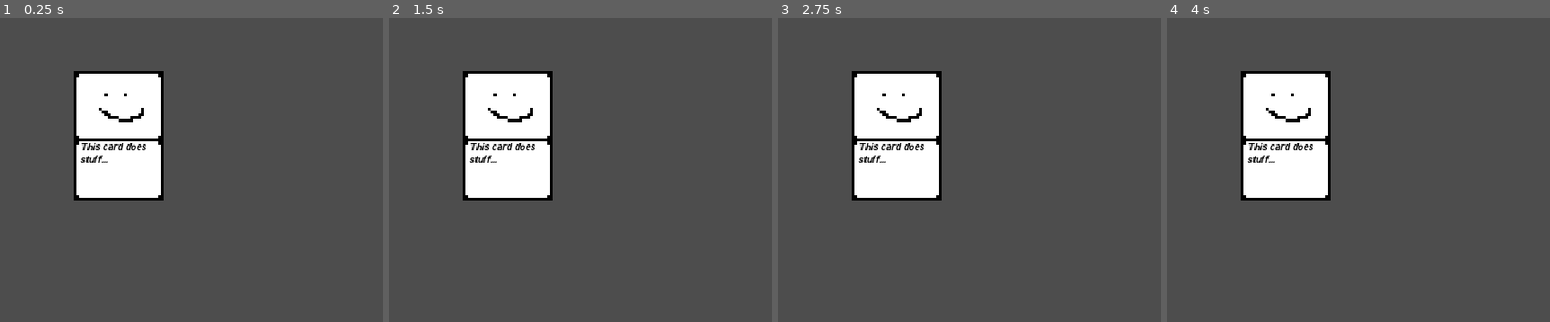
Above: before the commit, frames 1-4 (left to right).
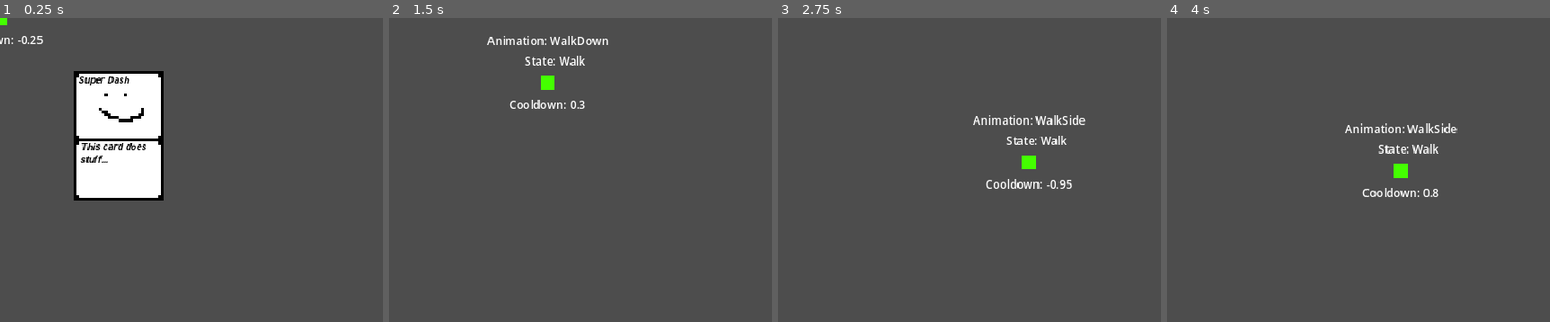
Above: after the commit, the same moments.

Repository: UVGDClub/PassTheGame_2024
Game: Godot game, scene res://src/main_temp.tscn
The game is run twice, just before and just after one commit, with the same random seed, the same clock (stepped at 60 frames per second) and the same inputs.
Inputs (mouse positions are in pixels of both pictures, inside the frame that each line leads up to):
- Up to frame 1 (0.25 s): no input
- Up to frame 2 (1.5 s): tap Enter (ui_accept) at 0.5, 0.77 s; move the mouse to (outside the picture) at 0.52 s; hold Right (ui_right) 0.53-1.28 s; move the mouse to (603, 239) at 1.27 s; hold Down (ui_down) from 1.28 s (still down)
- Up to frame 3 (2.75 s): tap Enter (ui_accept) at 1.52 s; move the mouse to (outside the picture) at 2.02 s; release Down (ui_down) at 2.03 s; hold Right (ui_right) from 2.03 s (still down)
- Up to frame 4 (4 s): move the mouse to (1492, 300) at 2.77 s; release Right (ui_right) at 2.78 s; hold Up (ui_up) 2.78-3.53 s; tap Enter (ui_accept) at 3.02, 3.77 s; move the mouse to (outside the picture) at 3.52 s; hold Left (ui_left) from 3.53 s (still down)

The runs differ from the first frame. In frame 1, 0.4% of the frame differs, in the area x 0-34%, y 0-23%; in frame 2, 11%; in frame 3, 11%, in the area x 19-81%, y 17-61%; in frame 4, 11%.

Commit message:
Start making card system

Diff:
--- /dev/null
+++ b/default_bus_layout.tres
@@ -0,0 +1,15 @@
+[gd_resource type="AudioBusLayout" format=3 uid="uid://duvj1nivppd6l"]
+
+[resource]
+bus/1/name = &"Music"
+bus/1/solo = false
+bus/1/mute = false
+bus/1/bypass_fx = false
+bus/1/volume_db = 0.0
+bus/1/send = &"Master"
+bus/2/name = &"SFX"
+bus/2/solo = false
+bus/2/mute = false
+bus/2/bypass_fx = false
+bus/2/volume_db = 0.0
+bus/2/send = &"Master"
--- a/project.godot
+++ b/project.godot
@@ -17,7 +17,8 @@
 
 [autoload]
 
-CardsManager="*res://src/managers/cards_manager.gd"
+DeckManager="*res://src/managers/deck_manager.tscn"
+SfxManager="*res://src/managers/sfx_manager.gd"
 
 [display]
 
@@ -25,6 +26,11 @@
 window/size/viewport_height=576
 window/stretch/mode="canvas_items"
 
+[layer_names]
+
+2d_physics/layer_1="terrain"
+2d_physics/layer_2="cards"
+
 [rendering]
 
 textures/canvas_textures/default_texture_filter=0
--- a/src/cards/card.gd
+++ b/src/cards/card.gd
@@ -1 +1,15 @@
 class_name Card extends Node2D
+
+@export var card_name: String = ""
+@export_multiline var card_description: String = ""
+@export var on_card_played_sfx: AudioStream = null
+
+@onready var player: Player = get_tree().get_nodes_in_group("Player")[0]
+
+
+func on_drawn() -> void:
+	if on_card_played_sfx != null:
+		SfxManager.play_sfx(on_card_played_sfx)
+
+func play() -> void:
+	pass
--- a/src/cards/card_1_temp.tscn
+++ /dev/null
@@ -1,20 +0,0 @@
-[gd_scene load_steps=3 format=3 uid="uid://be00ijskpc5ri"]
-
-[ext_resource type="Texture2D" uid="uid://uijbtnjtthj0" path="res://assets/art/cards/card_1_temp.png" id="1_7gh2s"]
-[ext_resource type="FontFile" uid="uid://dslvmccm7rnqy" path="res://assets/fonts/Tuffy_Bold_Italic_temp/Tuffy_Bold_Italic.otf" id="2_2owx4"]
-
-[node name="card_1_temp" type="Node2D"]
-
-[node name="Sprite2D" type="Sprite2D" parent="."]
-texture = ExtResource("1_7gh2s")
-
-[node name="Label" type="Label" parent="."]
-offset_left = -55.0
-offset_top = 9.0
-offset_right = 55.0
-offset_bottom = 87.0
-theme_override_colors/font_color = Color(0, 0, 0, 1)
-theme_override_fonts/font = ExtResource("2_2owx4")
-theme_override_font_sizes/font_size = 14
-text = "This card does stuff..."
-autowrap_mode = 3
--- /dev/null
+++ b/src/cards/super_dash_card_temp.gd
@@ -0,0 +1,10 @@
+class_name SuperDashCard extends Card
+
+@export var super_dash_length: float = 8.0
+@export var dash_time_increase: float = 0.1
+
+
+func play() -> void:
+	player.dash_time_offset = dash_time_increase
+	await get_tree().create_timer(super_dash_length).timeout
+	player.dash_time_offset = 0.0
--- /dev/null
+++ b/src/cards/super_dash_card_temp.tscn
@@ -0,0 +1,47 @@
+[gd_scene load_steps=6 format=3 uid="uid://be00ijskpc5ri"]
+
+[ext_resource type="Texture2D" uid="uid://uijbtnjtthj0" path="res://assets/art/cards/card_1_temp.png" id="1_7gh2s"]
+[ext_resource type="Script" path="res://src/cards/super_dash_card_temp.gd" id="1_gy351"]
+[ext_resource type="AudioStream" uid="uid://causwrfaklwgg" path="res://assets/audio/sfx/on_super_dash_card_drawn_temp.wav" id="2_1myuh"]
+[ext_resource type="FontFile" uid="uid://dslvmccm7rnqy" path="res://assets/fonts/Tuffy_Bold_Italic_temp/Tuffy_Bold_Italic.otf" id="2_2owx4"]
+
+[sub_resource type="RectangleShape2D" id="RectangleShape2D_mygx0"]
+size = Vector2(128, 186)
+
+[node name="super_dash_card_temp" type="Node2D"]
+script = ExtResource("1_gy351")
+card_name = "Super Dash"
+card_description = "Increases your dash length for 8 seconds"
+on_card_played_sfx = ExtResource("2_1myuh")
+
+[node name="card_sprite" type="Sprite2D" parent="."]
+texture = ExtResource("1_7gh2s")
+
+[node name="name_text" type="Label" parent="."]
+offset_left = -58.0
+offset_top = -86.0
+offset_right = 52.0
+offset_bottom = -53.0
+theme_override_colors/font_color = Color(0, 0, 0, 1)
+theme_override_fonts/font = ExtResource("2_2owx4")
+theme_override_font_sizes/font_size = 14
+text = "Super Dash"
+autowrap_mode = 3
+
+[node name="description_text" type="Label" parent="."]
+offset_left = -55.0
+offset_top = 9.0
+offset_right = 55.0
+offset_bottom = 87.0
+theme_override_colors/font_color = Color(0, 0, 0, 1)
+theme_override_fonts/font = ExtResource("2_2owx4")
+theme_override_font_sizes/font_size = 14
+text = "This card does stuff..."
+autowrap_mode = 3
+
+[node name="pickup_area_2d" type="Area2D" parent="."]
+collision_layer = 2
+collision_mask = 0
+
+[node name="CollisionShape2D" type="CollisionShape2D" parent="pickup_area_2d"]
+shape = SubResource("RectangleShape2D_mygx0")
--- a/src/main_temp.tscn
+++ b/src/main_temp.tscn
@@ -1,8 +1,12 @@
-[gd_scene load_steps=2 format=3 uid="uid://bxuempje6apw8"]
+[gd_scene load_steps=3 format=3 uid="uid://bxuempje6apw8"]
 
-[ext_resource type="PackedScene" uid="uid://be00ijskpc5ri" path="res://src/cards/card_1_temp.tscn" id="1_xkguf"]
+[ext_resource type="PackedScene" uid="uid://be00ijskpc5ri" path="res://src/cards/super_dash_card_temp.tscn" id="1_xkguf"]
+[ext_resource type="PackedScene" uid="uid://d3ym2eve3i077" path="res://src/player/player.tscn" id="2_ldfl8"]
 
-[node name="MainTemp" type="Node2D"]
+[node name="Main_temp" type="Node2D"]
 
 [node name="card_1_temp" parent="." instance=ExtResource("1_xkguf")]
 position = Vector2(169, 168)
+card_description = ""
+
+[node name="Player" parent="." instance=ExtResource("2_ldfl8")]
--- a/src/managers/cards_manager.gd
+++ /dev/null
@@ -1,11 +0,0 @@
-class_name CardManager extends Node
-
-
-# Called when the node enters the scene tree for the first time.
-func _ready():
-	pass # Replace with function body.
-
-
-# Called every frame. 'delta' is the elapsed time since the previous frame.
-func _process(delta):
-	pass
--- /dev/null
+++ b/src/managers/deck_manager.gd
@@ -0,0 +1,72 @@
+class_name CardManager extends Node
+
+signal card_drawn(card: Card)
+signal deck_shuffled()
+
+@onready var timer = $timer
+@onready var shuffle_sfx: AudioStream = load("res://assets/audio/sfx/shuffle_deck_temp.wav")
+
+# How much time between each card draw
+const DRAW_CARD_INTERVAL: float = 5.0
+# How long shuffling takes
+const SHUFFLE_TIME: float = 30.0
+
+# All the cards in the players deck
+var full_deck: Array[Card] = []
+
+# Cards yet to be drawn
+var draw_pile: Array[Card] = []
+# Cards that have been drawn
+var discard_pile: Array[Card] = []
+
+
+func _ready():
+	start_card_draw_cycle()
+
+
+func start_card_draw_cycle() -> void:
+	discard_pile = []
+	draw_pile = full_deck.duplicate()
+	draw_pile.shuffle()
+	timer.start(DRAW_CARD_INTERVAL)
+
+
+func add_card(card: Card) -> void:
+	full_deck.append(card)
+	discard_pile.append(card)
+
+
+func remove_card(card: Card) -> void:
+	full_deck.erase(card)
+	if card in draw_pile:
+		draw_pile.erase(card)
+
+
+func shuffle_deck() -> void:
+	SfxManager.play_sfx(shuffle_sfx, 0.05)
+	discard_pile = []
+	draw_pile = full_deck.duplicate()
+	draw_pile.shuffle()
+	emit_signal("deck_shuffled")
+	timer.start(SHUFFLE_TIME)
+
+
+func draw_card() -> void:
+	var drawn_card: Card = draw_pile.front()
+	if drawn_card == null:
+		return
+
+	drawn_card.on_drawn()
+	drawn_card.play()
+	emit_signal("card_drawn", drawn_card)
+	discard_pile.append(drawn_card)
+
+	if len(draw_pile) <= 0:
+		shuffle_deck()
+	else:
+		timer.start(DRAW_CARD_INTERVAL)
+
+
+
+func _on_timer_timeout():
+	draw_card()
--- /dev/null
+++ b/src/managers/deck_manager.tscn
@@ -0,0 +1,12 @@
+[gd_scene load_steps=2 format=3 uid="uid://c7xeb4lxg3umm"]
+
+[ext_resource type="Script" path="res://src/managers/deck_manager.gd" id="1_8j68n"]
+
+[node name="DeckManager" type="Node"]
+script = ExtResource("1_8j68n")
+
+[node name="timer" type="Timer" parent="."]
+process_callback = 0
+one_shot = true
+
+[connection signal="timeout" from="timer" to="." method="_on_timer_timeout"]
--- /dev/null
+++ b/src/managers/sfx_manager.gd
@@ -0,0 +1,19 @@
+extends Node
+
+@onready var audio_players_list = get_children()
+
+const DEFAULT_SOUND_FX_VOLUME: float = -4.0
+
+var _rng: RandomNumberGenerator = RandomNumberGenerator.new()
+
+func _ready():
+	_rng.randomize()
+
+func play_sfx(sound_file: AudioStream, pitch_range: float = 0.0, pitch: float = 1.0, volume: float = DEFAULT_SOUND_FX_VOLUME):
+	for i in audio_players_list:
+		if not i.playing:
+			i.stream = sound_file
+			i.volume_db = volume
+			i.pitch_scale = _rng.randf_range(pitch - pitch_range, pitch + pitch_range)
+			i.play()
+			break
--- /dev/null
+++ b/src/managers/sfx_manager.tscn
@@ -0,0 +1,51 @@
+[gd_scene load_steps=2 format=3 uid="uid://dokjmcu8k1iyh"]
+
+[ext_resource type="Script" path="res://src/managers/sfx_manager.gd" id="1_8enty"]
+
+[node name="SfxManager" type="Node"]
+script = ExtResource("1_8enty")
+
+[node name="AudioStreamPlayer1" type="AudioStreamPlayer" parent="."]
+bus = &"SFX"
+
+[node name="AudioStreamPlayer2" type="AudioStreamPlayer" parent="."]
+bus = &"SFX"
+
+[node name="AudioStreamPlayer3" type="AudioStreamPlayer" parent="."]
+bus = &"SFX"
+
+[node name="AudioStreamPlayer4" type="AudioStreamPlayer" parent="."]
+bus = &"SFX"
+
+[node name="AudioStreamPlayer5" type="AudioStreamPlayer" parent="."]
+bus = &"SFX"
+
+[node name="AudioStreamPlayer6" type="AudioStreamPlayer" parent="."]
+bus = &"SFX"
+
+[node name="AudioStreamPlayer7" type="AudioStreamPlayer" parent="."]
+bus = &"SFX"
+
+[node name="AudioStreamPlayer8" type="AudioStreamPlayer" parent="."]
+bus = &"SFX"
+
+[node name="AudioStreamPlayer9" type="AudioStreamPlayer" parent="."]
+bus = &"SFX"
+
+[node name="AudioStreamPlayer10" type="AudioStreamPlayer" parent="."]
+bus = &"SFX"
+
+[node name="AudioStreamPlayer11" type="AudioStreamPlayer" parent="."]
+bus = &"SFX"
+
+[node name="AudioStreamPlayer12" type="AudioStreamPlayer" parent="."]
+bus = &"SFX"
+
+[node name="AudioStreamPlayer13" type="AudioStreamPlayer" parent="."]
+bus = &"SFX"
+
+[node name="AudioStreamPlayer14" type="AudioStreamPlayer" parent="."]
+bus = &"SFX"
+
+[node name="AudioStreamPlayer15" type="AudioStreamPlayer" parent="."]
+bus = &"SFX"
--- a/src/player/player.gd
+++ b/src/player/player.gd
@@ -1,4 +1,4 @@
-extends CharacterBody2D
+class_name Player extends CharacterBody2D
 
 @onready var state_machine = $StateMachine
 @onready var flip = $Flip
@@ -27,6 +27,9 @@
 
 var last_input_vect = Vector2.RIGHT
 #
+
+# Card controlled offsets
+var dash_time_offset = 0.0
 
 var is_input_chaining = false :
 	set(value):
@@ -123,3 +126,10 @@
 		$temp_InputChainLabel.text = "Chain Buffer: " + str(round(input_chain_buffer_timer * 100) / 100)
 	else:
 		$temp_InputChainLabel.text = "Cooldown: " + str(round(dash_cooldown_timer * 100) / 100)
+
+
+func _on_card_pickup_area_shape_entered(area_rid, area, area_shape_index, local_shape_index):
+	var card_pickup: Card = area.get_parent()
+	if card_pickup is Card:
+		DeckManager.add_card(card_pickup)
+		card_pickup.visible = false
--- a/src/player/player.tscn
+++ b/src/player/player.tscn
@@ -14,23 +14,20 @@
 
 [sub_resource type="LabelSettings" id="LabelSettings_gamxu"]
 
-[sub_resource type="Animation" id="Animation_8kaw7"]
-resource_name = "WalkSide"
+[sub_resource type="Animation" id="Animation_jss6w"]
+resource_name = "AttackDown"
 
-[sub_resource type="Animation" id="Animation_4su5r"]
-resource_name = "WalkDown"
+[sub_resource type="Animation" id="Animation_ok08f"]
+resource_name = "AttackDownSide"
 
-[sub_resource type="Animation" id="Animation_g3hnx"]
-resource_name = "WalkUp"
+[sub_resource type="Animation" id="Animation_3ms8x"]
+resource_name = "AttackSide"
 
-[sub_resource type="Animation" id="Animation_bhix2"]
-resource_name = "DashSide"
+[sub_resource type="Animation" id="Animation_g883u"]
+resource_name = "AttackUp"
 
-[sub_resource type="Animation" id="Animation_x7ilt"]
-resource_name = "WalkDownSide"
-
-[sub_resource type="Animation" id="Animation_ysp5k"]
-resource_name = "WalkUpSide"
+[sub_resource type="Animation" id="Animation_pan10"]
+resource_name = "AttackUpSide"
 
 [sub_resource type="Animation" id="Animation_en7hj"]
 resource_name = "DashDown"
@@ -38,29 +35,14 @@
 [sub_resource type="Animation" id="Animation_r804u"]
 resource_name = "DashDownSide"
 
+[sub_resource type="Animation" id="Animation_bhix2"]
+resource_name = "DashSide"
+
 [sub_resource type="Animation" id="Animation_o6usd"]
 resource_name = "DashUp"
 
 [sub_resource type="Animation" id="Animation_g1v04"]
 resource_name = "DashUpSide"
-
-[sub_resource type="Animation" id="Animation_3ms8x"]
-resource_name = "AttackSide"
-
-[sub_resource type="Animation" id="Animation_jss6w"]
-resource_name = "AttackDown"
-
-[sub_resource type="Animation" id="Animation_ok08f"]
-resource_name = "AttackDownSide"
-
-[sub_resource type="Animation" id="Animation_g883u"]
-resource_name = "AttackUp"
-
-[sub_resource type="Animation" id="Animation_pan10"]
-resource_name = "AttackUpSide"
-
-[sub_resource type="Animation" id="Animation_xgqwp"]
-resource_name = "IdleSide"
 
 [sub_resource type="Animation" id="Animation_rhv12"]
 resource_name = "IdleDown"
@@ -68,11 +50,29 @@
 [sub_resource type="Animation" id="Animation_s1y77"]
 resource_name = "IdleDownSide"
 
+[sub_resource type="Animation" id="Animation_xgqwp"]
+resource_name = "IdleSide"
+
 [sub_resource type="Animation" id="Animation_uh51d"]
 resource_name = "IdleUp"
 
 [sub_resource type="Animation" id="Animation_uvdjj"]
 resource_name = "IdleUpSide"
+
+[sub_resource type="Animation" id="Animation_4su5r"]
+resource_name = "WalkDown"
+
+[sub_resource type="Animation" id="Animation_x7ilt"]
+resource_name = "WalkDownSide"
+
+[sub_resource type="Animation" id="Animation_8kaw7"]
+resource_name = "WalkSide"
+
+[sub_resource type="Animation" id="Animation_g3hnx"]
+resource_name = "WalkUp"
+
+[sub_resource type="Animation" id="Animation_ysp5k"]
+resource_name = "WalkUpSide"
 
 [sub_resource type="AnimationLibrary" id="AnimationLibrary_qtd45"]
 _data = {
@@ -100,13 +100,15 @@
 
 [sub_resource type="RectangleShape2D" id="RectangleShape2D_6118o"]
 
-[node name="Player" type="CharacterBody2D"]
+[node name="Player" type="CharacterBody2D" groups=["Player"]]
 script = ExtResource("1_lho8y")
 
 [node name="TerrainShape2D" type="CollisionShape2D" parent="."]
 shape = SubResource("RectangleShape2D_ccntx")
 
 [node name="CardPickup" type="Area2D" parent="."]
+collision_layer = 0
+collision_mask = 2
 
 [node name="CollisionShape2D" type="CollisionShape2D" parent="CardPickup"]
 shape = SubResource("RectangleShape2D_gsfch")
@@ -176,3 +178,5 @@
 [node name="Polygon2D" type="Polygon2D" parent="Flip"]
 color = Color(0.266667, 1, 0, 1)
 polygon = PackedVector2Array(-10, -10, -10, 10, 10, 10, 10, -10)
+
+[connection signal="area_shape_entered" from="CardPickup" to="." method="_on_card_pickup_area_shape_entered"]
--- a/src/player/states/Dash.gd
+++ b/src/player/states/Dash.gd
@@ -10,7 +10,7 @@
 	host.last_input_vect = dash_dir
 	t = create_tween()
 	host.velocity = dash_dir * host.DASH_START_VEL
-	t.tween_property(host, "velocity", host.DASH_END_VEL * dash_dir, host.DASH_TIME)
+	t.tween_property(host, "velocity", host.DASH_END_VEL * dash_dir, host.DASH_TIME + host.dash_time_offset)
 	host.update_animation("dash", dash_dir)
 
 func exit(new_state_name=null):
Not shown, added: assets/audio/sfx/on_super_dash_card_drawn_temp.wav.import
Not shown, added: assets/audio/sfx/shuffle_deck_temp.wav.import
Not shown, added: assets/audio/sfx/on_super_dash_card_drawn_temp.wav
Not shown, added: assets/audio/sfx/shuffle_deck_temp.wav
